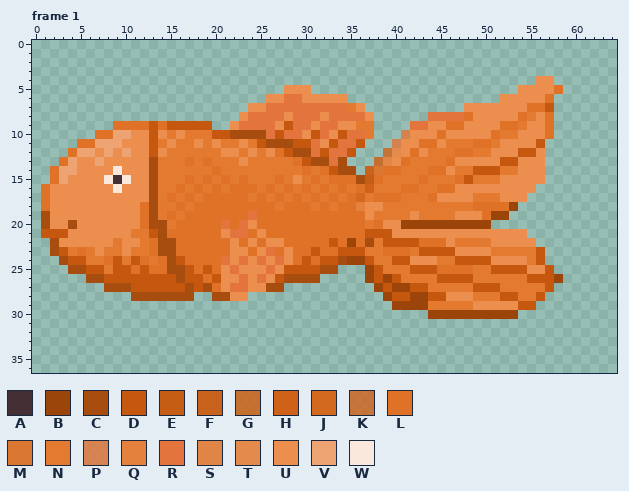
Edited in one commit: pixel-art file (assets/images/asepriteFiles/goldFish3AnimationFirstPass.aseprite). The picture above was drawn from the file before the commit.
65x37 pixels, 7 frames. Pixels under 10% opacity are left out. Colours within 5 levels of each other are drawn and written as one. Shown: frame 1. The commit also changed other frames, which this record leaves out.
Visible layers, top first: "pectoral fin", "tailfin", "dorsal fin", "head", "body".
Palette (. is transparent): A #432f34  B #9c450a  C #a84d10  D #c5580e  E #c65d15  F #cb5e14f2  G #cd6118d4  H #cf6218  J #d3681f  K #d16822d4  L #df7227  M #de732af0  N #e47930  P #e3783ed4  Q #e4813d  R #e4743e  S #e5823ff0  T #e88746f0  U #ec8e4e  V #eda472  W #fbe8dc
Pixels before, frame 1 (only the part around the change), first column x 2:
 7 ......................UU
 8 .....................URR
 9 .......LLLLDLDDDDD..URRR
10 .....LLVVUUDUNUNNNDDCCCC
11 ...LLVVVUUUDNUNNUNUNNUND
12 ..LVVUVUVUUDUNNNNNNUUNUN
13 .LVUUVUUUUUCNNNLNLNNNUNN
14 LVVUUUUWUUUCNNNNNNLNNNNN
15 LVUUUUWAWUUCNNNLNLNLNLNN
16 UUUUUUUWUUUCNNLNLNLNLLLN
17 UUUUUUUUUUUCNLNLNLLLLLNL
18 UUUUUUUUUULCNNLNLLLLLLLL
19 UUUUUUUUUULCNLNLLLLLLLRL
20 UUCUUUUUUULCCNLLLLLRLRUL
21 DDUUUUUUUNNDCLLLLLLURRLU
22 CUUUUUUNUUNLCCLLLLLLULUL
23 CDNLNUNNUNNLCCLLLLLLUULU
24 .CDDNNLDNDLNLCDLLLLRURUR
25 ..CCDDNDDLDLLCCDLDLURUUU
26 ....CCDDDDDDDDCDDLDUURUR
27 ......CCCDDDDDDCDCLURRUU
28 .........CCCCCCC..CCUU..
29 ........................
Once edited:
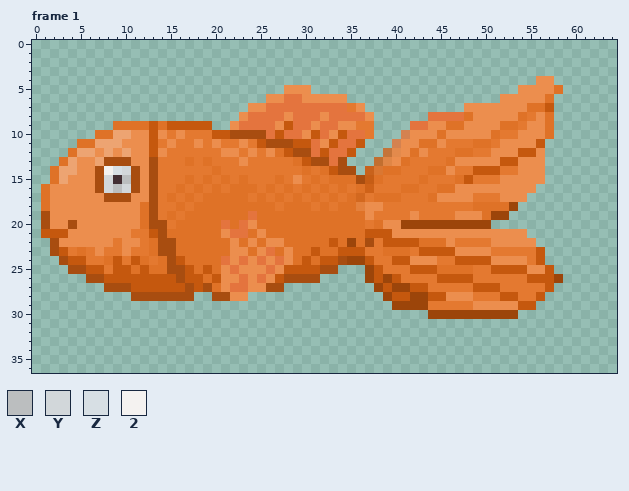
Colours new in this view: X #bbbebf  Y #d2d7da  Z #d7dfe4  2 #f4f2f0
Changes in this commit:
Frame 1, layer "head":
y 13: x 8..10 UUU -> CCC
y 14: x 7..11 UUWUU -> C2ZYC
y 15: x 7..8 UW -> CY; x 10..11 WU -> XC
y 16: x 7..11 UUWUU -> CYXYC
y 17: x 8..10 UUU -> CCC
Boxes around the changes in both pictures, in picture pixels (x1, y1, x2, y2):
changed: (95, 157, 140, 202)
